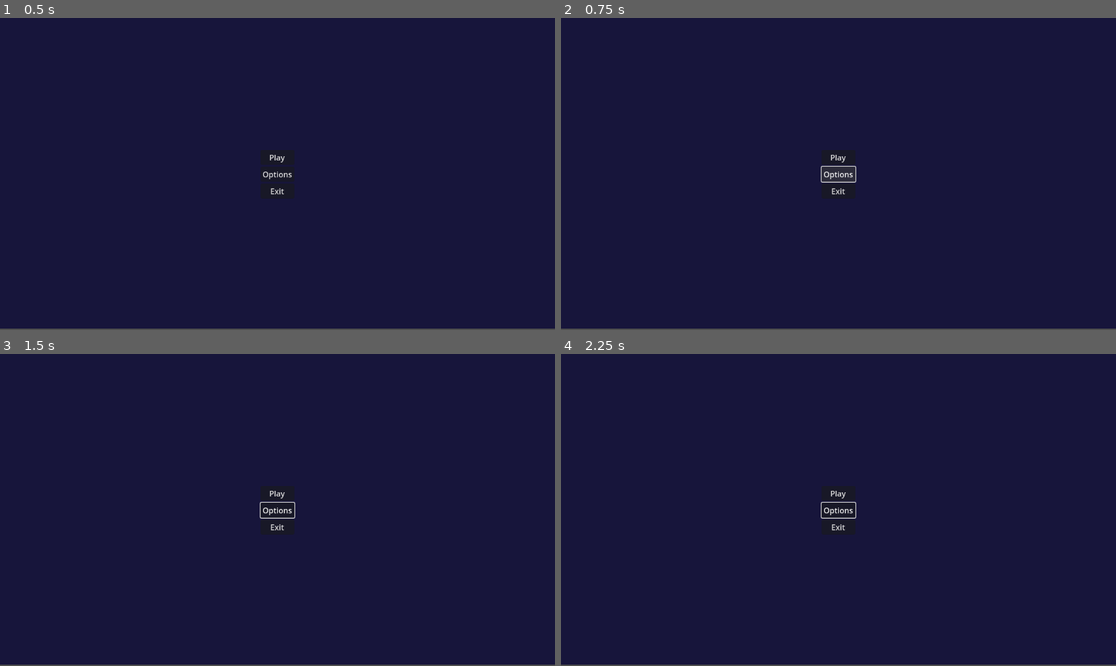
Above: before the commit, frames 1-4 (two rows, left to right).
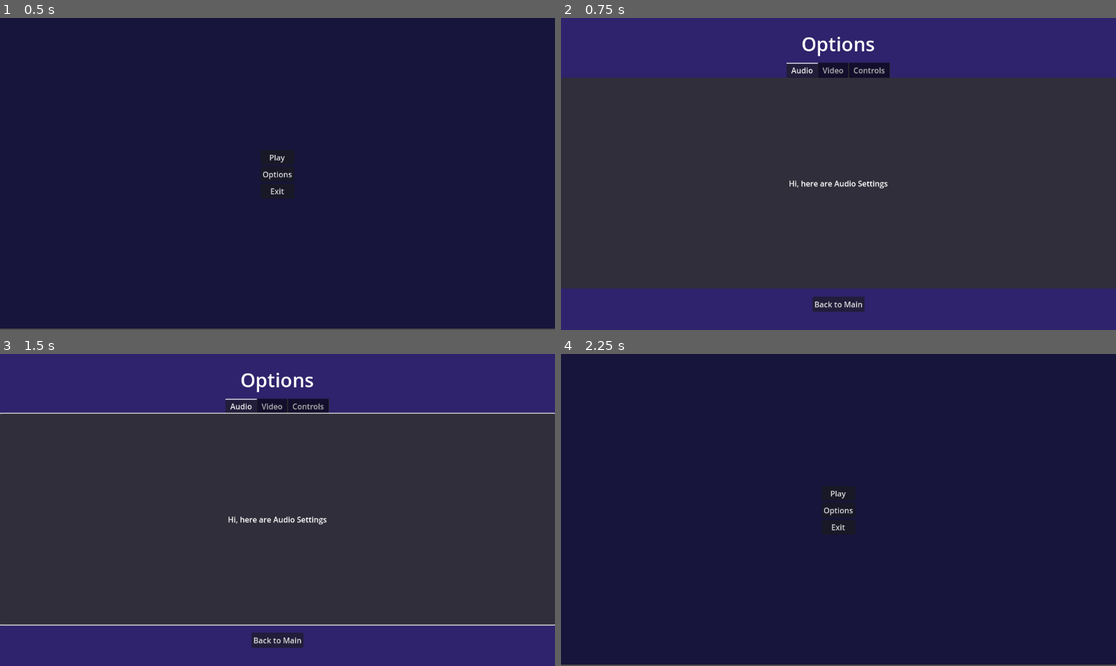
Above: after the commit, the same moments.

Repository: moriartyjk/nova_horizons
Game: Godot game, scene res://scenes/menus/main_menu.tscn
The game is run twice, just before and just after one commit, with the same random seed, the same clock (stepped at 60 frames per second) and the same inputs.
Inputs (mouse positions are in pixels of both pictures, inside the frame that each line leads up to):
- Up to frame 1 (0.5 s): no input
- Up to frame 2 (0.75 s): click "Options" at 0.5 s
- Up to frame 3 (1.5 s): click (277, 519) at 1.25 s, where only the run after the commit has a clickable "Hi, here are Audio Settings"
- Up to frame 4 (2.25 s): click (838, 641) at 2 s, where only the run after the commit has a clickable "Back to Main"

Frame 1 is identical in both runs. In frame 2, 98% of the frame differs, in the area x 0-100%, y 0-100%; in frame 3, 98%; in frame 4, less than 0.1%.

Commit message:
options page blocking

Diff:
--- /dev/null
+++ b/scenes/menus/options.tscn
@@ -0,0 +1,121 @@
+[gd_scene load_steps=2 format=3 uid="uid://caqgxwpw0o4au"]
+
+[ext_resource type="Script" path="res://scripts/options.gd" id="1_h08g5"]
+
+[node name="Options" type="Control"]
+layout_mode = 3
+anchors_preset = 15
+anchor_right = 1.0
+anchor_bottom = 1.0
+grow_horizontal = 2
+grow_vertical = 2
+script = ExtResource("1_h08g5")
+
+[node name="ColorRect" type="ColorRect" parent="."]
+layout_mode = 1
+anchors_preset = 15
+anchor_right = 1.0
+anchor_bottom = 1.0
+grow_horizontal = 2
+grow_vertical = 2
+color = Color(0.180392, 0.137255, 0.423529, 1)
+
+[node name="Label" type="Label" parent="."]
+layout_mode = 1
+anchors_preset = 10
+anchor_right = 1.0
+offset_top = 26.0
+offset_bottom = 49.0
+grow_horizontal = 2
+theme_override_font_sizes/font_size = 40
+text = "Options"
+horizontal_alignment = 1
+
+[node name="TabContainer" type="TabContainer" parent="."]
+layout_mode = 1
+anchors_preset = 15
+anchor_right = 1.0
+anchor_bottom = 1.0
+offset_top = 93.0
+offset_bottom = -86.0
+grow_horizontal = 2
+grow_vertical = 2
+tab_alignment = 1
+current_tab = 2
+
+[node name="Audio" type="Button" parent="TabContainer"]
+visible = false
+layout_mode = 2
+metadata/_tab_index = 0
+
+[node name="AudioText" type="Label" parent="TabContainer/Audio"]
+layout_mode = 1
+anchors_preset = 8
+anchor_left = 0.5
+anchor_top = 0.5
+anchor_right = 0.5
+anchor_bottom = 0.5
+offset_left = -20.0
+offset_top = -11.5
+offset_right = 20.0
+offset_bottom = 11.5
+grow_horizontal = 2
+grow_vertical = 2
+text = "Hi, here are Audio Settings
+"
+
+[node name="Video" type="Button" parent="TabContainer"]
+visible = false
+layout_mode = 2
+metadata/_tab_index = 1
+
+[node name="Label" type="Label" parent="TabContainer/Video"]
+layout_mode = 1
+anchors_preset = 8
+anchor_left = 0.5
+anchor_top = 0.5
+anchor_right = 0.5
+anchor_bottom = 0.5
+offset_left = -20.0
+offset_top = -11.5
+offset_right = 20.0
+offset_bottom = 11.5
+grow_horizontal = 2
+grow_vertical = 2
+text = "And the Video Settings"
+
+[node name="Controls" type="Button" parent="TabContainer"]
+layout_mode = 2
+metadata/_tab_index = 2
+
+[node name="Label" type="Label" parent="TabContainer/Controls"]
+layout_mode = 1
+anchors_preset = 8
+anchor_left = 0.5
+anchor_top = 0.5
+anchor_right = 0.5
+anchor_bottom = 0.5
+offset_left = -20.0
+offset_top = -11.5
+offset_right = 20.0
+offset_bottom = 11.5
+grow_horizontal = 2
+grow_vertical = 2
+text = "and finally the Controls Page!!"
+
+[node name="Back" type="Button" parent="."]
+layout_mode = 1
+anchors_preset = 7
+anchor_left = 0.5
+anchor_top = 1.0
+anchor_right = 0.5
+anchor_bottom = 1.0
+offset_left = -4.0
+offset_top = -46.0
+offset_right = 4.0
+offset_bottom = -38.0
+grow_horizontal = 2
+grow_vertical = 0
+text = "Back to Main"
+
+[connection signal="pressed" from="Back" to="." method="_on_back_pressed"]
--- a/scripts/main_menu.gd
+++ b/scripts/main_menu.gd
@@ -1,6 +1,4 @@
 extends Control
-
-
 
 func _on_play_pressed() -> void:
 	print('Play Game!')
@@ -8,7 +6,8 @@
 
 
 func _on_options_pressed() -> void:
-	print('View Options Scene')
+	print('View Options Menu')
+	get_tree().change_scene_to_file("res://scenes/menus/options.tscn")
 	pass # Replace with function body.
 
 
--- /dev/null
+++ b/scripts/options.gd
@@ -0,0 +1,5 @@
+extends Control
+
+func _on_back_pressed() -> void:
+	print('Back to main Menu!')
+	get_tree().change_scene_to_file("res://scenes/menus/main_menu.tscn")
